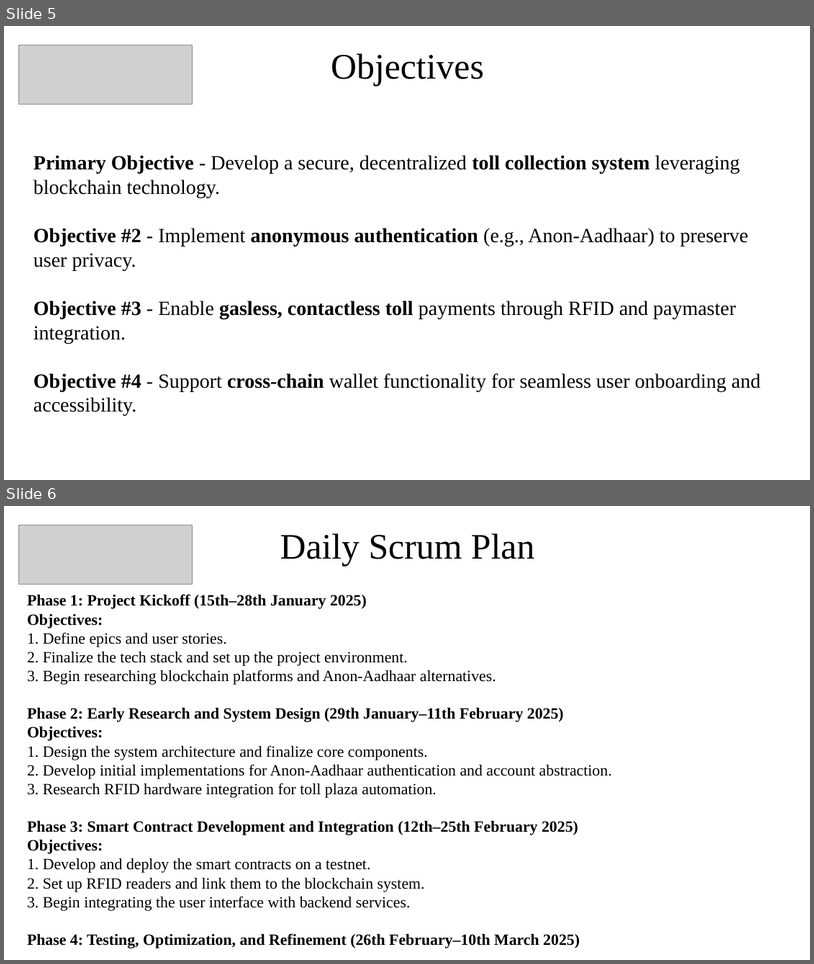
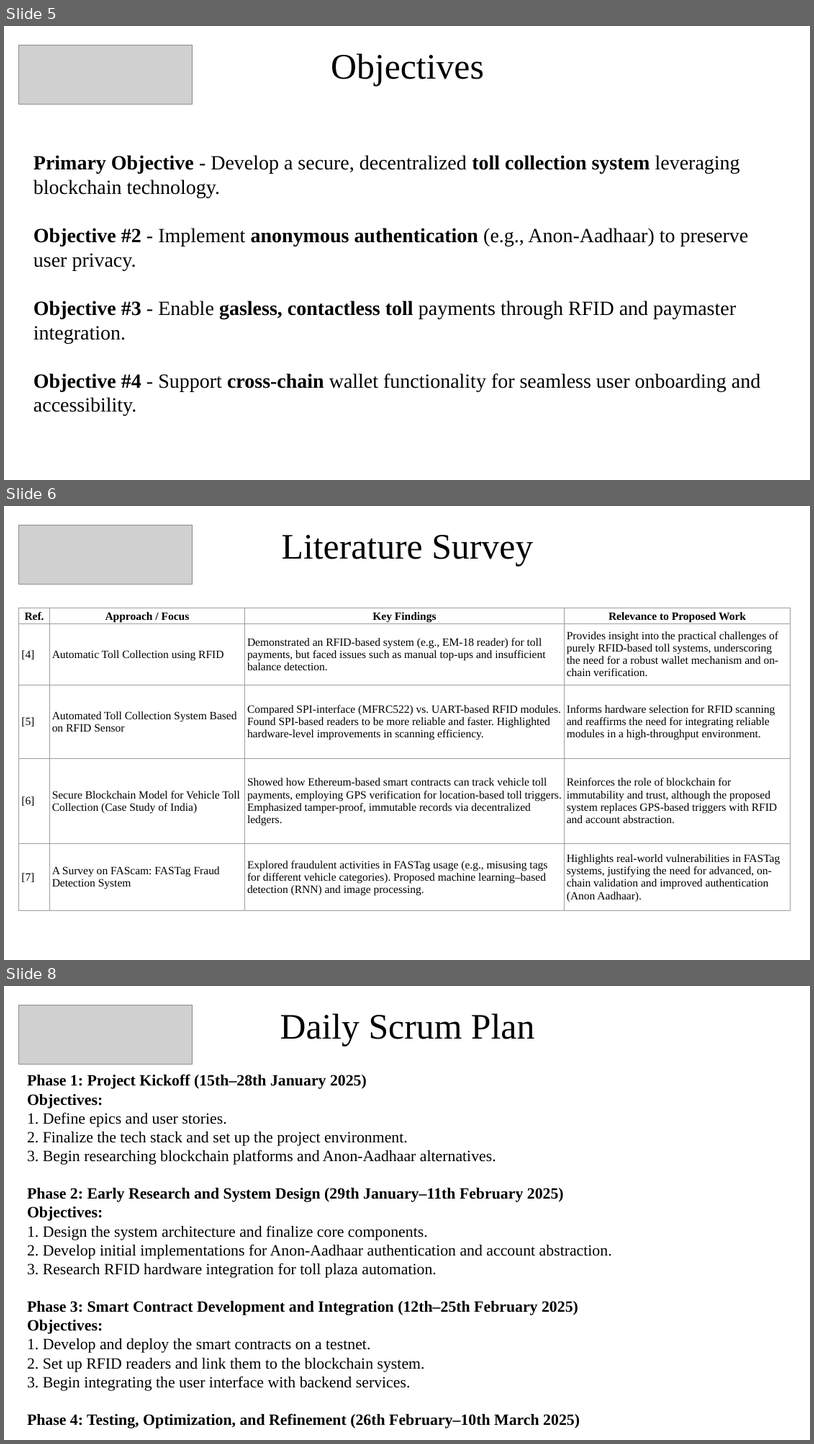
Before and after one commit to Rekklessss/fastchain, a slide deck: Docs/FASTChain-PPT-Review-1.pptx. Shown one above the other, each under a label of ours: slides 5 and 6 before the commit, slides 5, 6 and 8 after it; the slides between them are not shown. The pictures are 814x964 and 814x1444 pixels, drawn with LibreOffice and Linux fonts; fonts in the diff are those of the drawing; grey boxes stand for pictures. Boxes give left, top, right and bottom in pixels: in the first picture for what was removed or moved away, otherwise in the second. Text is boxed around its words. In the diff, an @@ line names an element or a change of style, - is before the commit and + after.

```diff
--- a/Docs/FASTChain-PPT-Review-1.pptx
+++ b/Docs/FASTChain-PPT-Review-1.pptx
@@ slide 6 added at [4, 506, 810, 960], background #FFFFFF @@
@@ picture added at [19, 525, 193, 584] @@
@@ title added at [282, 535, 533, 566], 32 pt, text #000000 @@
+Literature Survey
@@ table added at [19, 608, 791, 911], 5 rows, 4 columns @@
+Ref. | Approach / Focus | Key Findings | Relevance to Proposed Work
+[4] | Automatic Toll Collection using RFID | Demonstrated an RFID-based system (e.g., EM-18 reader) for toll payments, but faced issues such as manual top-ups and insufficient balance detection. | Provides insight into the practical challenges of purely RFID-based toll systems, underscoring the need for a robust wallet mechanism and on-chain verification.
+[5] | Automated Toll Collection System Based on RFID Sensor | Compared SPI-interface (MFRC522) vs. UART-based RFID modules. Found SPI-based readers to be more reliable and faster. Highlighted hardware-level improvements in scanning efficiency. | Informs hardware selection for RFID scanning and reaffirms the need for integrating reliable modules in a high-throughput environment.
+[6] | Secure Blockchain Model for Vehicle Toll Collection (Case Study of India) | Showed how Ethereum-based smart contracts can track vehicle toll payments, employing GPS verification for location-based toll triggers. Emphasized tamper-proof, immutable records via decentralized ledgers. | Reinforces the role of blockchain for immutability and trust, although the proposed system replaces GPS-based triggers with RFID and account abstraction.
+[7] | A Survey on FAScam: FASTag Fraud Detection System | Explored fraudulent activities in FASTag usage (e.g., misusing tags for different vehicle categories). Proposed machine learning–based detection (RNN) and image processing. | Highlights real-world vulnerabilities in FASTag systems, justifying the need for advanced, on-chain validation and improved authentication (Anon Aadhaar).
@@ what was slide 6 is now slide 8 @@
```
Also in this commit, not shown: 1 slide changed, 6 other slides added, 3 other files.
